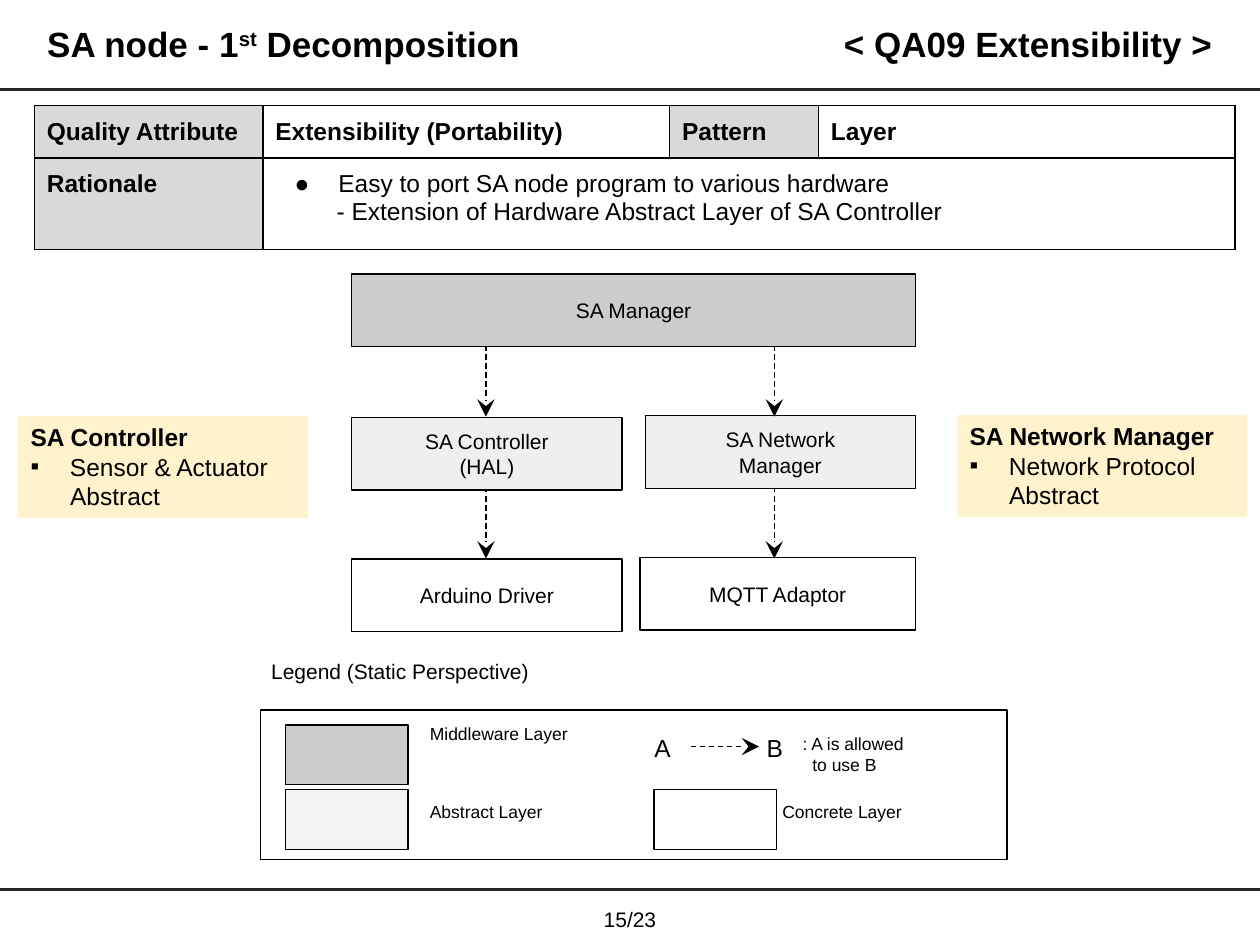
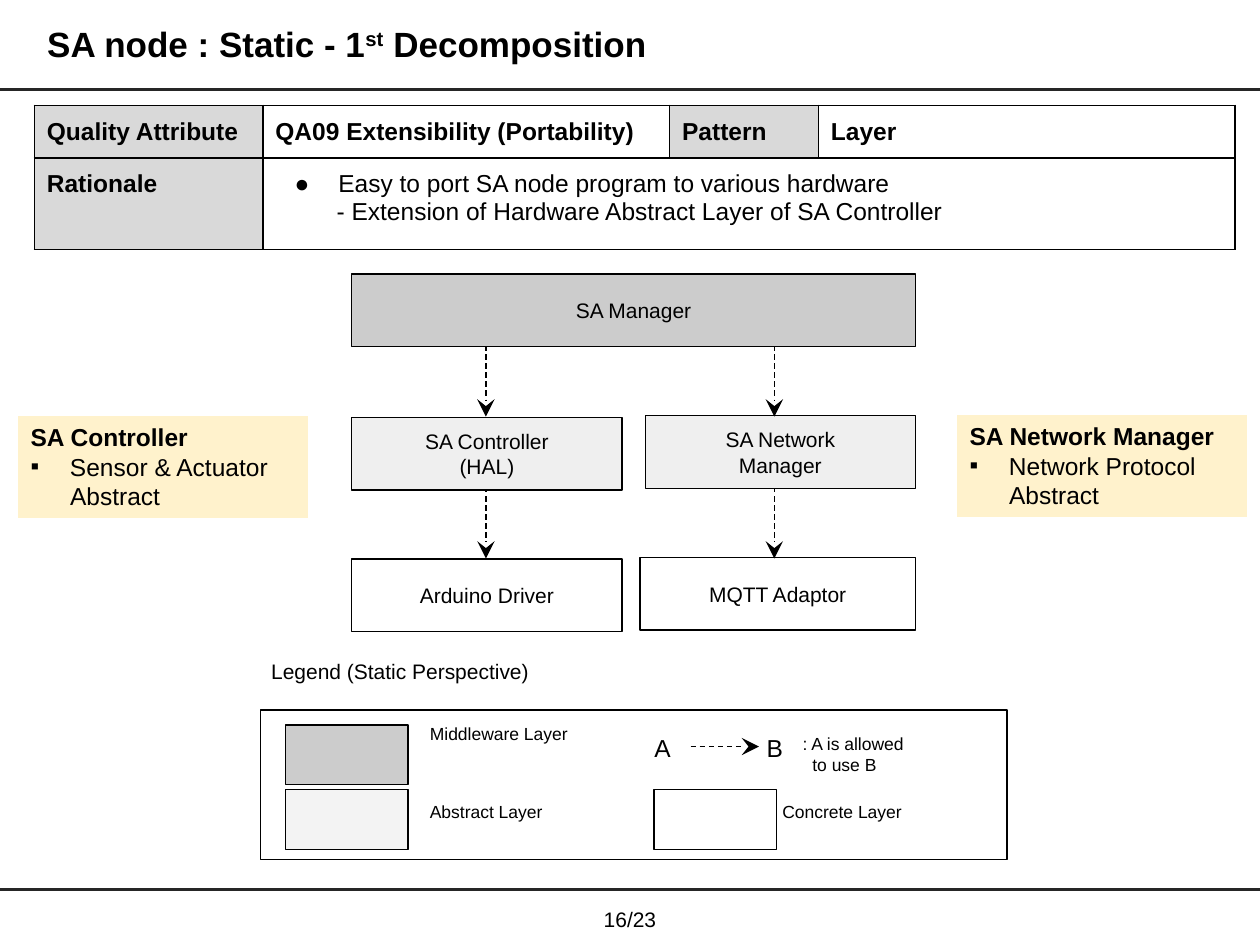
Before and after one commit to junggil/2015_CMU_StudioProject, a slide deck: slide 17 of DOCS/2015-06-24/Team1 Final presentation v0.99.pptx (slide 16 before the commit). Drawn at 1260x945 pixels with LibreOffice and Linux fonts; fonts in the diff are those of the drawing. Boxes give left, top, right and bottom in pixels: in the first picture for what was removed or moved away, otherwise in the second. Text is boxed around its words. In the diff, an @@ line names an element or a change of style, - is before the commit and + after.

```diff
--- a/DOCS/2015-06-24/Team1 Final presentation v0.99.pptx
+++ b/DOCS/2015-06-24/Team1 Final presentation v0.99.pptx
@@ title at <box>47,31,646,63</box>: text changed @@
-SA node - 1st Decomposition
+SA node : Static - 1st Decomposition
@@ title removed at <box>874,31,1181,63</box> @@
-< QA09 Extensibility >
@@ table at <box>34,106,1235,252</box> @@
-row 1, column 2: Extensibility (Portability)
+row 1, column 2: QA09 Extensibility (Portability)
@@ page number at <box>604,911,656,928</box>: text changed @@
-15/23
+16/23
```
Also in this commit, not shown: 21 other slides changed, 3 slides added.
